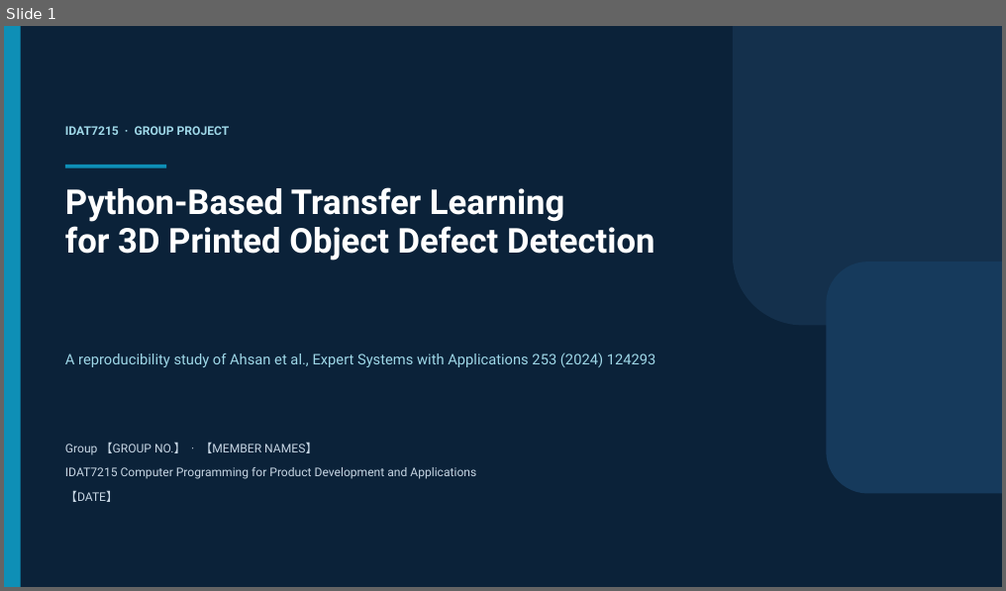
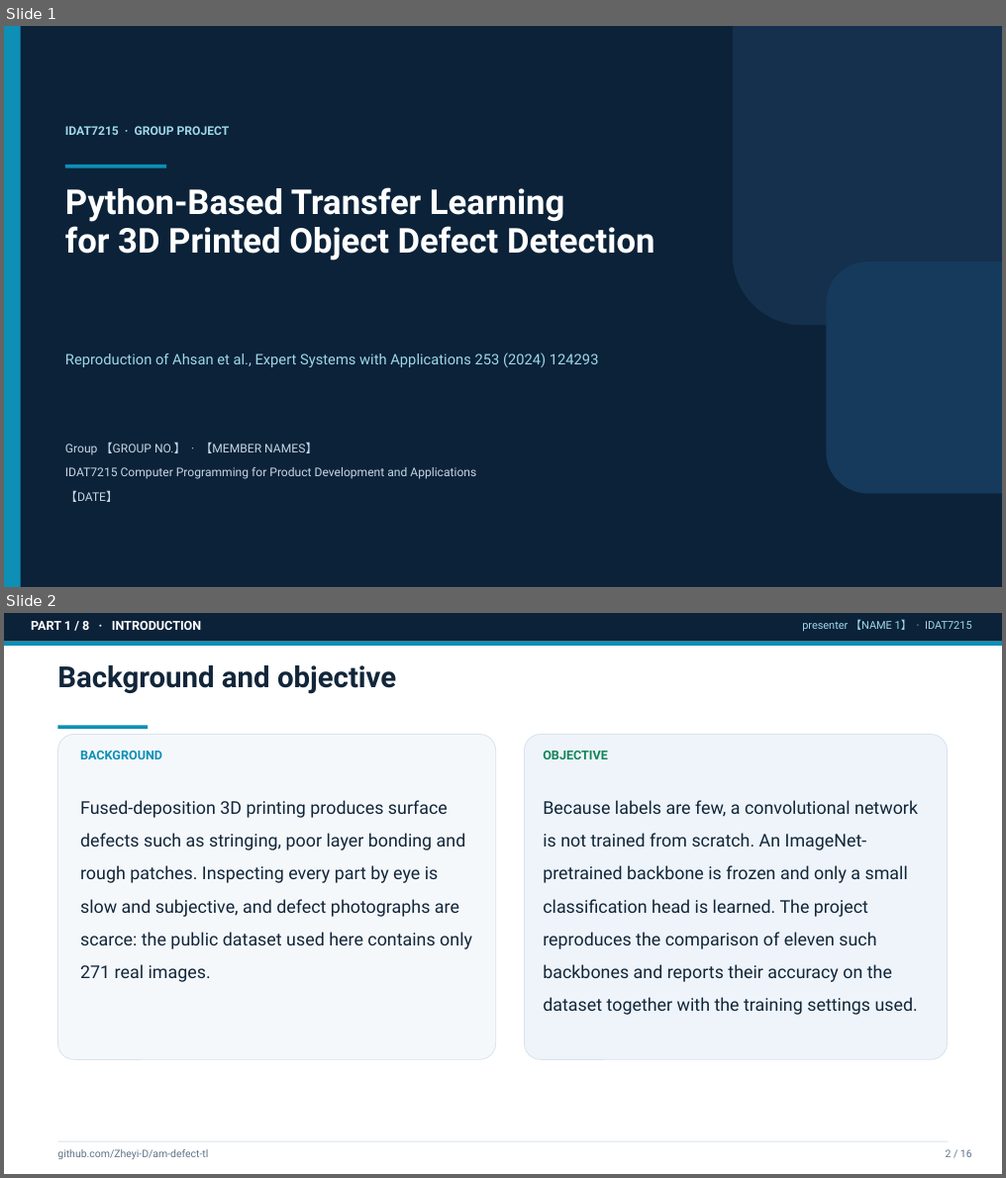
Before and after one commit to Zheyi-D/am-defect-tl, a slide deck: reports/slides_draft.pptx. Shown one above the other, each under a label of ours: slide 1 before the commit, slides 1 and 2 after it. The pictures are 1006x591 and 1006x1178 pixels, drawn with LibreOffice and Linux fonts; fonts in the diff are those of the drawing. Boxes give left, top, right and bottom in pixels: in the first picture for what was removed or moved away, otherwise in the second. Text is boxed around its words. In the diff, an @@ line names an element or a change of style, - is before the commit and + after.

Commit message:
feat(slides): 16-page deck scoped to data preparation, model training and dataset results — 60-90 words of factual text per page, no WHAT/WHY/RESULT labels, analysis pages removed, demo placeholder kept

```diff
--- a/reports/slides_draft.pptx
+++ b/reports/slides_draft.pptx
@@ slide 2 added at bbox=[4, 613, 1002, 1174], background #FFFFFF @@
@@ rectangle added at bbox=[4, 613, 1002, 642], fill #0B2239 @@
@@ rectangle added at bbox=[4, 642, 1002, 646], fill #0E8FB6 @@
@@ text added at bbox=[31, 621, 201, 630], 12 pt, text #FFFFFF, bold @@
+PART 1 / 8 · INTRODUCTION
@@ text added at bbox=[802, 619, 972, 632], 10.5 pt, text #9FD8E8 @@
+presenter 【NAME 1】 · IDAT7215
@@ text added at bbox=[57, 665, 396, 694], 28 pt, text #12263A, bold @@
+Background and objective
@@ rectangle added at bbox=[57, 725, 148, 729], fill #0E8FB6 @@
@@ rounded rectangle added at bbox=[57, 735, 496, 1059], fill #F5F8FB, outline #D9E3EC 0.8 pt @@
@@ text added at bbox=[80, 751, 162, 760], 12 pt, text #0E8FB6, bold @@
+BACKGROUND
@@ rounded rectangle added at bbox=[525, 735, 947, 1059], fill #EEF4F9, outline #D9E3EC 0.8 pt @@
@@ text added at bbox=[543, 751, 608, 760], 12 pt, text #12855A, bold @@
+OBJECTIVE
@@ text added at bbox=[80, 800, 472, 982], 17 pt, text #12263A @@
+Fused-deposition 3D printing produces surface defects such as stringing, poor layer bonding and rough patches. Inspecting every part by eye is slow and subjective, and defect photographs are scarce: the public dataset used here contains only 271 real images.
@@ text added at bbox=[543, 800, 918, 1015], 17 pt, text #12263A @@
+Because labels are few, a convolutional network is not trained from scratch. An ImageNet-pretrained backbone is frozen and only a small classification head is learned. The project reproduces the comparison of eleven such backbones and reports their accuracy on the dataset together with the training settings used.
@@ rectangle added at bbox=[57, 1142, 948, 1143], fill #D9E3EC @@
@@ text added at bbox=[57, 1150, 208, 1159], 10 pt, text #5F7488 @@
+github.com/Zheyi-D/am-defect-tl
@@ text added at bbox=[945, 1150, 972, 1157], 10 pt, text #5F7488 @@
+2 / 16
@@ slide 1 changed as well @@
@@ text at bbox=[65, 353, 599, 368]: text changed @@
-A reproducibility study of Ahsan et al., Expert Systems with Applications 253 (2024) 124293
+Reproduction of Ahsan et al., Expert Systems with Applications 253 (2024) 124293
```
Also in this commit, not shown: 12 other slides changed, 2 other slides added, 7 slides removed, 3 other files.
